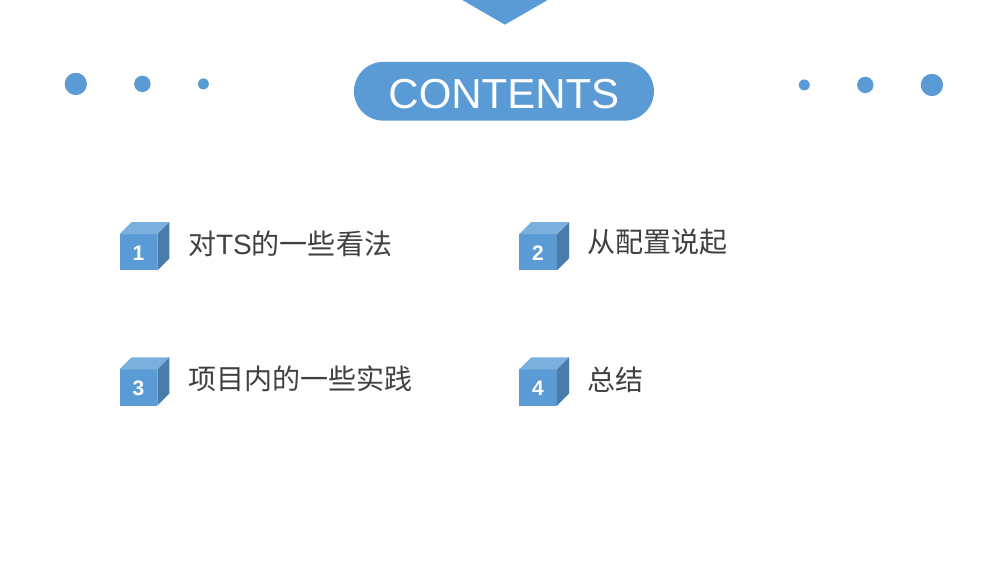
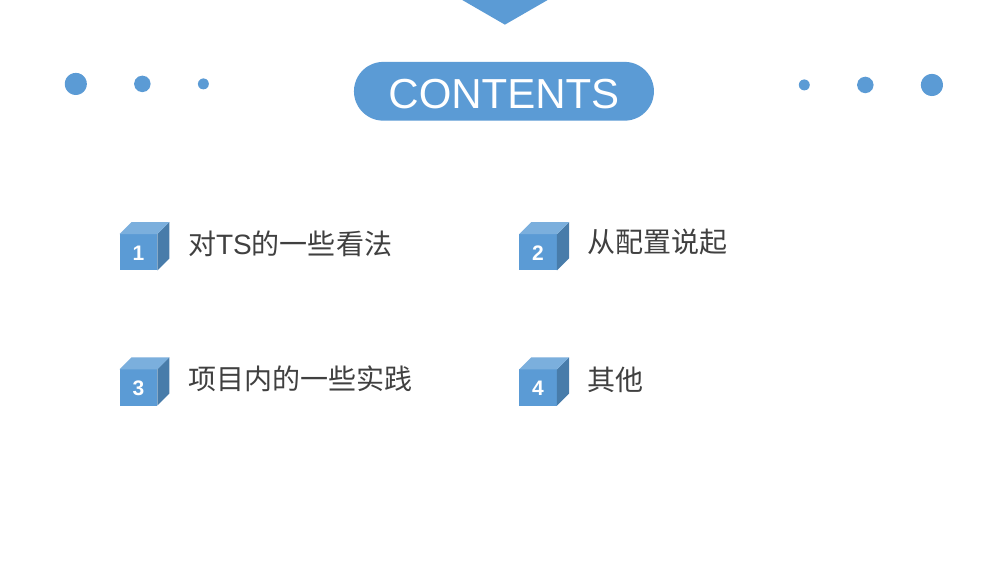
Before and after one commit to touchpillow/ts-demo, a slide deck: slide 2 of ts-分享.pptx. Drawn at 1008x567 pixels with LibreOffice and Linux fonts; fonts in the diff are those of the drawing. Boxes give left, top, right and bottom in pixels: in the first picture for what was removed or moved away, otherwise in the second. Text is boxed around its words. In the diff, an @@ line names an element or a change of style, - is before the commit and + after.

```diff
--- a/ts-分享.pptx
+++ b/ts-分享.pptx
@@ text at (588, 366, 644, 392): text changed @@
-总结
+其他
```
Also in this commit, not shown: 6 other slides changed, 1 slide added, 7 slides removed, 1 other file.
